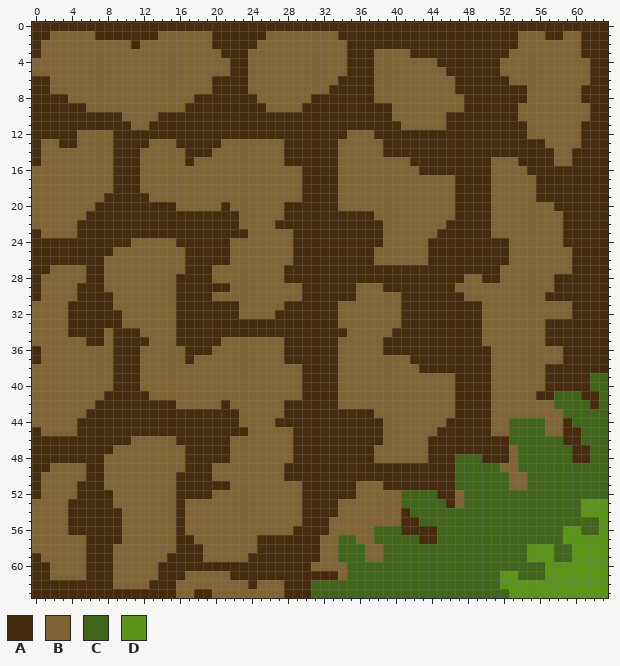
Pixel-art sprite, stored at sandbox/Assets/Sprites/Tiles/Ground/Ground27-5.png. The first picture shows the starting point.
The file is 64x64 pixels.
Palette (. is transparent): A #462b0c  B #806436  C #41651b  D #5a951a
The same view after the edit:
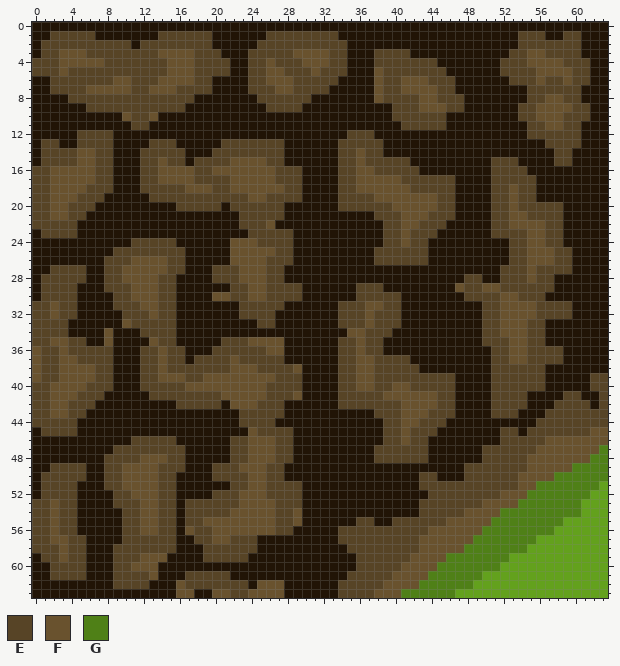
Colours new in this view: E #574426  F #69522e  G #4f8017
Changes in this commit:
colour A: #462b0c -> #211406
colour D: #5a951a -> #63a11d
Changed rows in their new state; - is a pixel that keeps its letter.
first column x 0:
 1 --EEEEE-------EEEEEE------EEEEEEEE--------------------EEE--EE---
 2 -EEEEEEEEEE-EEEEEEEE-----EEEEEEEEEE-------------------EEEEEEE---
 3 -EEFFFEEEEEEEEFFFFEEE---EEEEEFFFFEE---EEEE-----------EEFFEEEE---
 4 EEEFFFFFEEEEEEEFFFEEEE--EEFEEEFFFEE---EEEEEEE-------EEEFFFFEEE--
 5 EEEFEEEEEEEEEEEFFFEEEE--EEFFEEEFEEE---FEEEEEEE------EEEEFFFFEE--
 6 --EEEEEEEFFEEEFFFFEE----EEFFFEEEEE----FEEFFFEEE------EEEFEEFEE--
 7 --EEEEFFFFFEEFFFEEEE----EEEFFEEEE-----FEEFFFFEE--------EEEEEE---
 8 ----EEEEEEEEEEEEEE-------EEEEEE-------FEEEEFFEEE-------EEFFEE---
 9 ------EEEEEEEEEEE---------EEEE----------EEEFFFEE------EEFFFFEE--
10 ----------FEEF--------------------------EEEEEE--------EEFFFEEE--
11 -----------EE----------------------------EEEEE---------EEFFEE---
12 -----EEEE--------------------------EEE-----------------EEEEEE---
13 -EE--EEEE----EEE-----EEEEEEE------EEEEE------------------EEEE---
14 -EEEEFFEE---EEEEE---EEEEEEEE------EEFEE-------------------EE----
15 -EEEEFFEE---EEFEE-EEEEFFFFEE------EEFEEEEE---------EEE----EE----
16 EEFFFFFEE---EEFFFFEEFFFFFFFEEE----EEFFEEEEE--------EEEE---------
17 EEFFFFFEE---EEFFFFEEEEFFFFFEEE----EEFFFFFEEEEEE----EEEEE--------
18 EEFFFFEEE---EEEEEFFFEEFFFFFFEE----EEFFFFFFEEEEE----EEFEE--------
19 EEFFFEEE-----EEEEEEEEEEEFFEEEE----EEEEFFFFFFFEE----EEFEE--------
20 EEFFEEE---------EEEEE-EEEEEE------EEEEEEFFFFFEE----EEFEEEEE-----
21 EEFFEE-----------------EEEEE----------EEEFFFEEE----EEFFEEEE-----
22 EEEEE------------------EEEF------------EEFFEEE-----EEFFFFEE-----
23 -EEEE-------------------EEEEE----------EEFEEE------EEEEFFEE-----
24 -----------EEEEE------FFFEEEE----------EEFEE---------EEFFEE-----
25 ---------EEEEEEEE-----FFFFFEE---------EEEEEE---------EEFFFEE----
26 --------EEEFFFFEE-----FFFFEEE---------EEEEEE---------EEFFFEE----
27 --EEEE--EEFFFFFEE---EEEFFFEE------------------------EEEFEEEE----
28 -EEEEE--EEFFFFEE----EEEFFFEE--------------------EE--EEEFEE------
29 -EEEE---EEEFFFEE------EEFFEEEE------EEE--------FEEFFEEEEEE------
30 -EEEE----EEFFFEE----FFEEFFEEEE------EEEEE-------EEEEFFEEE-------
31 EEFEE----EEEFFEE-------EEEEE------EEEFFEE---------EEFFFFEEEE----
32 EEFEE-----EEEFEE-------EEEE-------EEEFEEE---------EEFFFFEEEE----
33 EEEE------FEEEEE---------EE-------EEEFEEE---------EEFFFEE-------
34 EEEE----F---EEEE-------------------FFEEE----------EEFFFEE-------
35 EEFFEE--F----FEE-----EEEFFFF------EEFEE-----------EEEFFEE-------
36 FEEFEEEEE---EEFEE---EEEEEEFF------EEFEE------------EEFFEEEE-----
37 FEEFFEEEE---EEFEE-EEEEFEEEEE------EEFFEEEE---------EEFFEEEE-----
38 FEEFFFFEE---EEFEEEEEEEFFFEEEEF----EEFFEEEEE--------EEEEEE-------
39 FEEFFFFEE---EEFFFEEFFFFFFFFEEE----EEFFEEEEEEEEE----EEEEEE-----EE
40 EEFFFFEEE---EEEEEFFFFFFFFFEEEE----EEFFEEFFEEEEE----EEEEEE-----EE
41 EEFFFEEE-----EEEEEEEEFFFFFEEEF----EEEEEFFFFFFEE----EEEEA--AEE--E
42 EEFFEEE---------EEEEE-FFFEEE------EEEEEEEFFFFEE----EEEEAAAEEEE-E
43 EEFFEE-----------------EEEEE----------EEEFFFEEE----EEEAAAEEEEEEE
44 EEEEE------------------EEEE------------EEFFEEE-----AAAAAEEEEEEEE
45 -EEEE-------------------FEEEE----------EEFEEE------AEEAEEEEEEEFF
46 -----------EEEEE------EEFFFEE----------EEFEE--------EEEEEFFFFFFF
47 ---------EEEEEEEE-----EEFFFEE---------EEEEEE------EEEEEEFFFFFFFG
48 --------EEEEFFFEE-----EEFFFEE---------EEEEEE---AAAEEEEEFFFFFFFGG
49 --EEEE--EEFFFFEEE---EEEFFFEE-------------------AEEEEEEEFFFFFGGGG
50 -EEEEE--EEFFFFEE----EEEEFFEE---------------EE--AEEEEEEFFFFGGGGGG
51 -EEEE---EEFFFFEE------EEFFEEEE------AAA----EEEEEEEEEEEFFGGGGGGGD
52 -EEEE----EEFFFEE----EEEFFFEEEE------AAAAAAAAEEEEEEEEFFFGGGGGGGDD
53 EEFEE----EEEFFEE-EEEEEEFFFFEEE----AAAAAAAAAEEEEEEEFFFFGGGGGGG---
54 EEFEE-----EEFFEE-EEEEEFFFFFEEF----AAAAAAA-AEEEEEFFFFGGGGGGGGG---
55 EEFEE-----EEFFEE-EEFFFFFFFFEEF---AAAEEAAEEEEEEFFFFFGGGGGGGGDDDD-
56 EEFEE-----EEFFEE-FEEFFFFFFFEE----AEEEEEEEEEEFFFFFFGGGGGGGGD--DD-
57 EEFFEE----EEEEEE--EEFFEEE-------AAEEEEEEEEEFFFFFFGGGGGGGDDD-----
58 EEEFEE---EEEEEEE---EEEEEE-------AAAEEEEEEEEFFFFFGGGGGGG---DD----
59 -EEFEE---EEEFFF----EEEEE--------AAAAEEEEEEFFFFGGGGGGGDD---DD----
60 --EEEE---EEFFF-----------------AAAAAEEEEEFFFFGGGGGGGDDDDD-------
61 --EEEE---EEEEF---EEEEE------------AEEEEEFFFFGGGGGGDD--DDD-------
62 ---------EEEE---FEEEEEEE-FFF---AAAEEEEEFFFFGGGGGGDDD------------
63 ----------------FF--FFEEFFFF---AAAEEEEFFFGGGGGGDDDDDD-----------
Changed places in both pictures, as pixel boxes (x1, y1, x2, y2):
changed: (32, 22, 608, 598)
